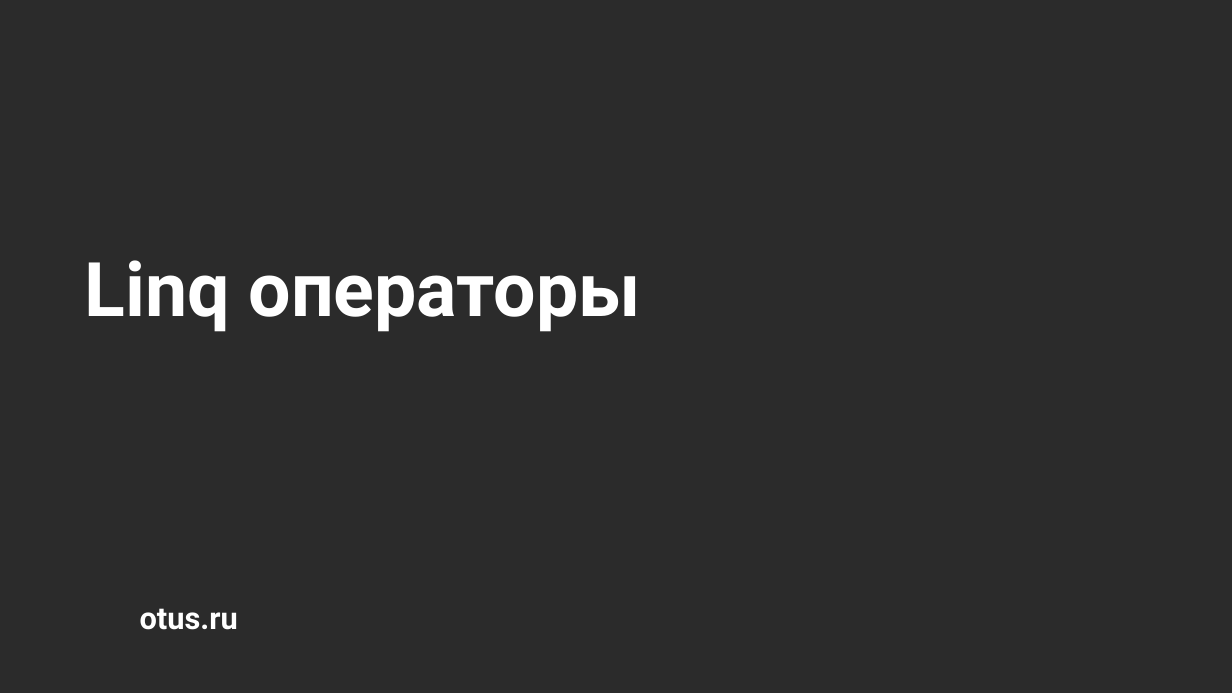
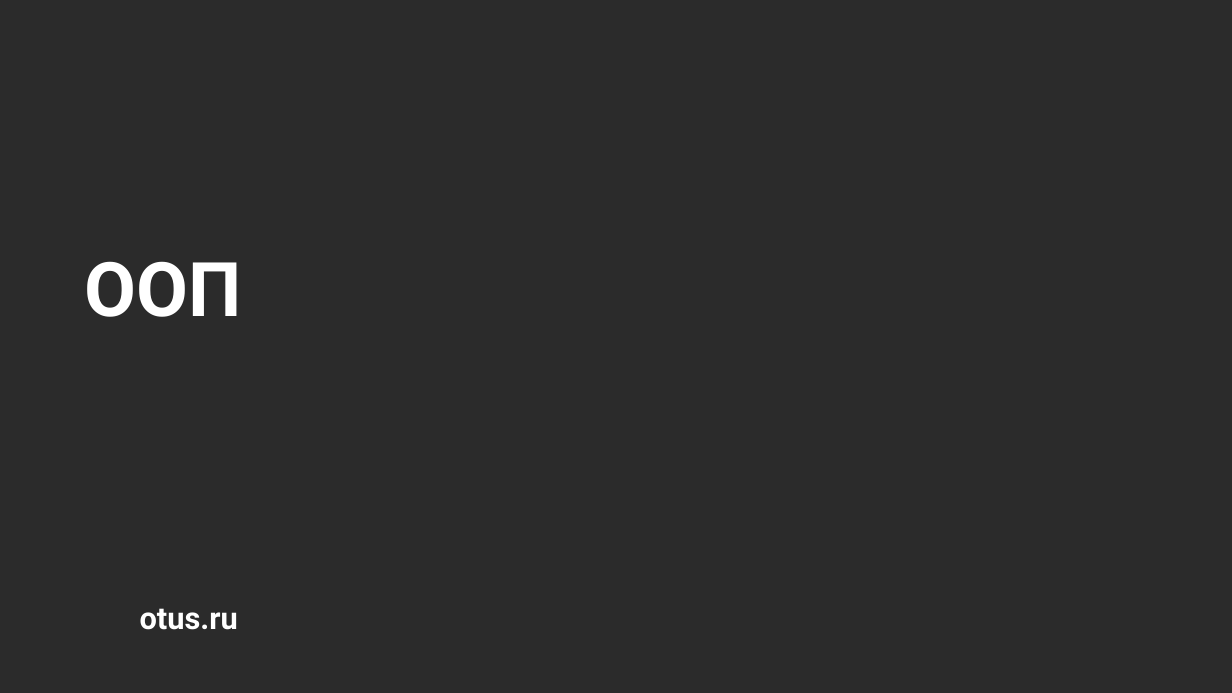
Before and after one commit to NilovPavel/OOP, a slide deck: slide 1 of ООП.pptx. Drawn at 1232x693 pixels with LibreOffice and Linux fonts; fonts in the diff are those of the drawing; background and template pictures are left out; a plain dark background stands for a picture behind light text. Boxes give left, top, right and bottom in pixels: in the first picture for what was removed or moved away, otherwise in the second. Text is boxed around its words. In the diff, an @@ line names an element or a change of style, - is before the commit and + after.

```diff
--- a/ООП.pptx
+++ b/ООП.pptx
@@ title at bbox=[84, 261, 241, 317]: text changed @@
-Linq операторы
+ООП
```
Also in this commit, not shown: 1 other slide changed, 3 slides added, 1 slide removed, 6 other files.
